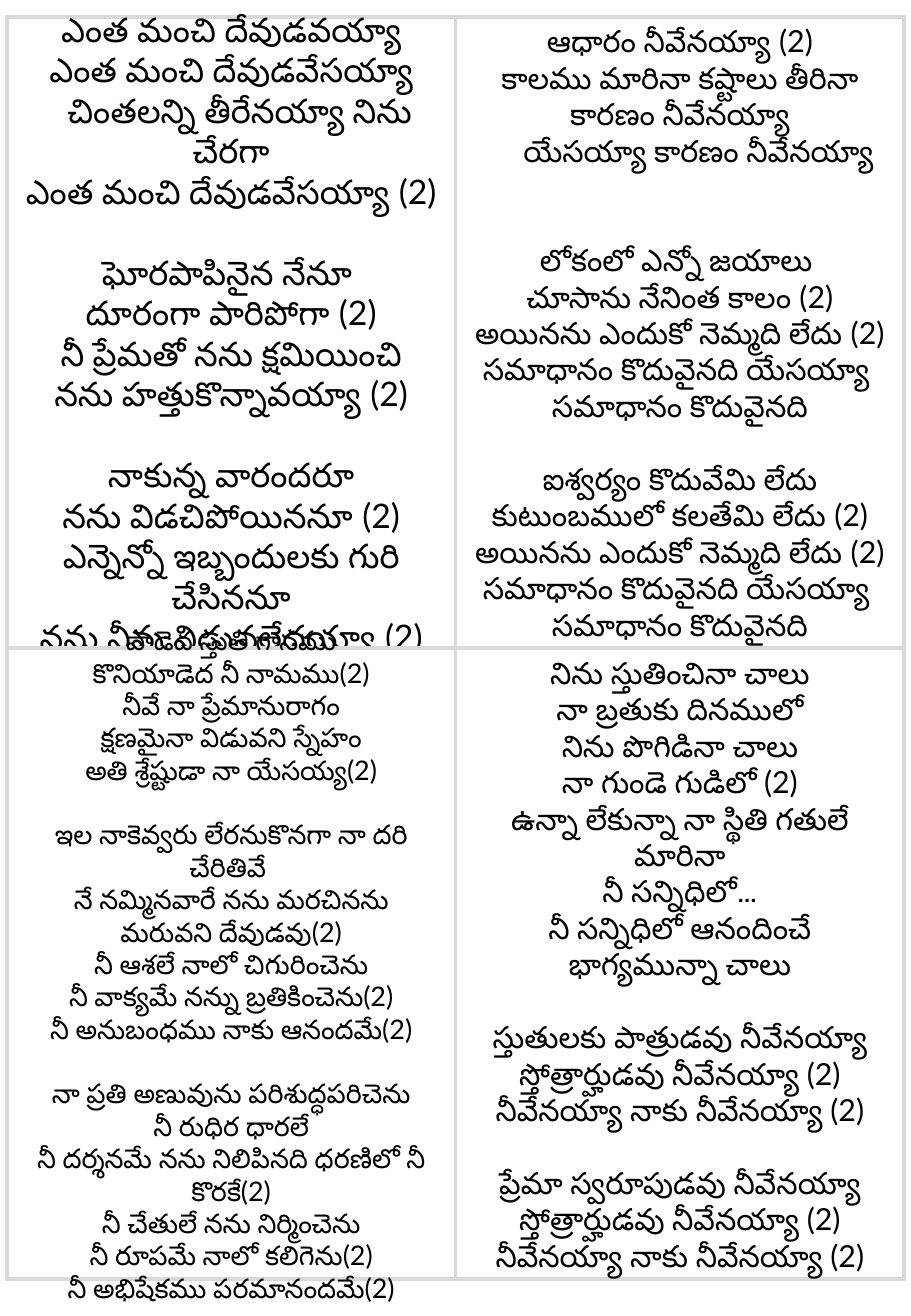
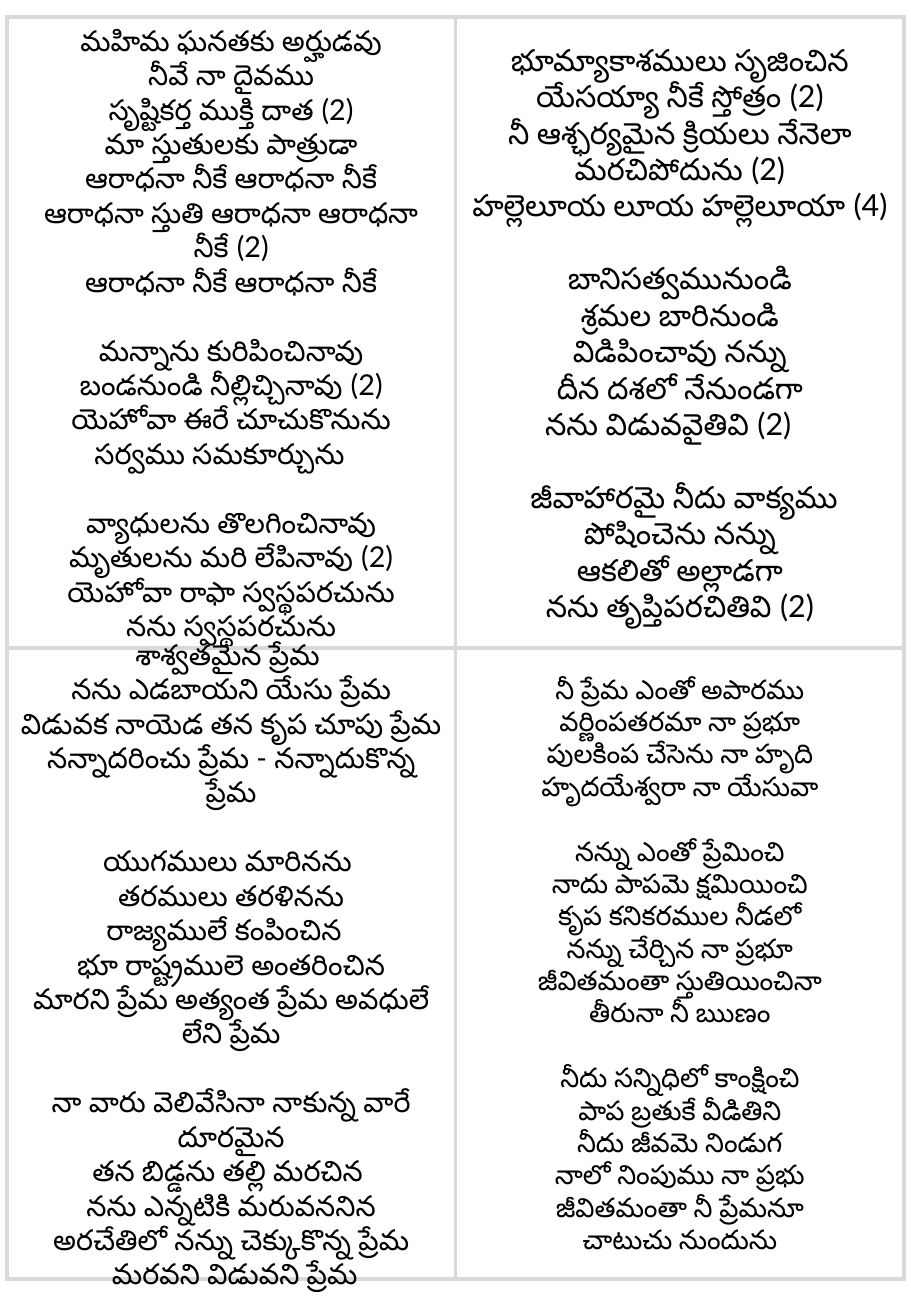
Before and after one commit to venu-webdev/songsDb, a slide deck: slide 1 of xerox.pptx. Drawn at 911x1316 pixels with LibreOffice and Linux fonts; fonts in the diff are those of the drawing. Boxes give left, top, right and bottom in pixels: in the first picture for what was removed or moved away, otherwise in the second. Text is boxed around its words. In the diff, an @@ line names an element or a change of style, - is before the commit and + after.

```diff
--- a/xerox.pptx
+++ b/xerox.pptx
@@ text in rectangle at <box>44,29,418,650</box>: text changed; size 20 to 17 pt @@
-ఎంత మంచి దేవుడవయ్యా
-ఎంత మంచి దేవుడవేసయ్యా
-చింతలన్ని తీరేనయ్యా నిను చేరగా
-ఎంత మంచి దేవుడవేసయ్యా (2)
-ఘోరపాపినైన నేనూ
-దూరంగా పారిపోగా (2)
-నీ ప్రేమతో నను క్షమియించి
-నను హత్తుకొన్నావయ్యా (2)
-నాకున్న వారందరూ
-నను విడచిపోయిననూ (2)
-ఎన్నెన్నో ఇబ్బందులకు గురి చేసిననూ
-నను నీవు విడువలేదయ్యా (2)
+మహిమ ఘనతకు అర్హుడవు
+నీవే నా దైవము
+సృష్టికర్త ముక్తి దాత (2)
+మా స్తుతులకు పాత్రుడా
+ఆరాధనా నీకే ఆరాధనా నీకే
+ఆరాధనా స్తుతి ఆరాధనా ఆరాధనా నీకే (2)
+ఆరాధనా నీకే ఆరాధనా నీకే
+మన్నాను కురిపించినావు
+బండనుండి నీల్లిచ్చినావు (2)
+యెహోవా ఈరే చూచుకొనును
+సర్వము సమకూర్చును
+వ్యాధులను తొలగించినావు
+మృతులను మరి లేపినావు (2)
+యెహోవా రాఫా స్వస్థపరచును
+నను స్వస్థపరచును
@@ text in rectangle at <box>472,49,888,629</box>: text changed @@
-ఆధారం నీవేనయ్యా (2)
-కాలము మారినా కష్టాలు తీరినా
-కారణం నీవేనయ్యా
-యేసయ్యా కారణం నీవేనయ్యా
-లోకంలో ఎన్నో జయాలు
-చూసాను నేనింత కాలం (2)
-అయినను ఎందుకో నెమ్మది లేదు (2)
-సమాధానం కొదువైనది యేసయ్యా
-సమాధానం కొదువైనది
-ఐశ్వర్యం కొదువేమి లేదు
-కుటుంబములో కలతేమి లేదు (2)
-అయినను ఎందుకో నెమ్మది లేదు (2)
-సమాధానం కొదువైనది యేసయ్యా
-సమాధానం కొదువైనది
+భూమ్యాకాశములు సృజించిన
+యేసయ్యా నీకే స్తోత్రం (2)
+నీ ఆశ్ఛర్యమైన క్రియలు నేనెలా మరచిపోదును (2)
+హల్లెలూయ లూయ హల్లెలూయా (4)
+బానిసత్వమునుండి
+శ్రమల బారినుండి
+విడిపించావు నన్ను
+దీన దశలో నేనుండగా
+నను విడువవైతివి (2)
+జీవాహారమై నీదు వాక్యము
+పోషించెను నన్ను
+ఆకలితో అల్లాడగా
+నను తృప్తిపరచితివి (2)
@@ text in rectangle at <box>21,643,441,1292</box>: text changed; size 16 to 17 pt @@
-పాడెద స్తుతి గానము
-కొనియాడెద నీ నామము(2)
-నీవే నా ప్రేమానురాగం
-క్షణమైనా విడువని స్నేహం
-అతి శ్రేష్టుడా నా యేసయ్య(2)
-ఇల నాకెవ్వరు లేరనుకొనగా నా దరి చేరితివే
-నే నమ్మినవారే నను మరచినను
-మరువని దేవుడవు(2)
-నీ ఆశలే నాలో చిగురించెను
-నీ వాక్యమే నన్ను బ్రతికించెను(2)
-నీ అనుబంధము నాకు ఆనందమే(2)
-నా ప్రతి అణువును పరిశుద్ధపరిచెను
-నీ రుధిర ధారలే
-నీ దర్శనమే నను నిలిపినది ధరణిలో నీ కొరకే(2)
-నీ చేతులే నను నిర్మించెను
-నీ రూపమే నాలో కలిగెను(2)
-నీ అభిషేకము పరమానందమే(2)
+శాశ్వతమైన ప్రేమ
+నను ఎడబాయని యేసు ప్రేమ
+విడువక నాయెడ తన కృప చూపు ప్రేమ
+నన్నాదరించు ప్రేమ - నన్నాదుకొన్న ప్రేమ
+యుగములు మారినను
+తరములు తరళినను
+రాజ్యములే కంపించిన
+భూ రాష్ట్రములె అంతరించిన
+మారని ప్రేమ అత్యంత ప్రేమ అవధులే లేని ప్రేమ
+నా వారు వెలివేసినా నాకున్న వారే దూరమైన
+తన బిడ్డను తల్లి మరచిన
+నను ఎన్నటికి మరువననిన
+అరచేతిలో నన్ను చెక్కుకొన్న ప్రేమ
+మరవని విడువని ప్రేమ
@@ text in rectangle at <box>538,679,822,1250</box>: text changed; size 18 to 16 pt @@
-నిను స్తుతించినా చాలు
-నా బ్రతుకు దినములో
-నిను పొగిడినా చాలు
-నా గుండె గుడిలో (2)
-ఉన్నా లేకున్నా నా స్థితి గతులే మారినా
-నీ సన్నిధిలో…
-నీ సన్నిధిలో ఆనందించే
-భాగ్యమున్నా చాలు
-స్తుతులకు పాత్రుడవు నీవేనయ్యా
-స్తోత్రార్హుడవు నీవేనయ్యా (2)
-నీవేనయ్యా నాకు నీవేనయ్యా (2)
-ప్రేమా స్వరూపుడవు నీవేనయ్యా
-స్తోత్రార్హుడవు నీవేనయ్యా (2)
-నీవేనయ్యా నాకు నీవేనయ్యా (2)
+నీ ప్రేమ ఎంతో అపారము
+వర్ణింపతరమా నా ప్రభూ
+పులకింప చేసెను నా హృది
+హృదయేశ్వరా నా యేసువా
+నన్ను ఎంతో ప్రేమించి
+నాదు పాపమె క్షమియించి
+కృప కనికరముల నీడలో
+నన్ను చేర్చిన నా ప్రభూ
+జీవితమంతా స్తుతియించినా
+తీరునా నీ ఋణం
+నీదు సన్నిధిలో కాంక్షించి
+పాప బ్రతుకే వీడితిని
+నీదు జీవమె నిండుగ
+నాలో నింపుము నా ప్రభు
+జీవితమంతా నీ ప్రేమనూ
+చాటుచు నుందును
```
Also in this commit, not shown: 3 other files.
